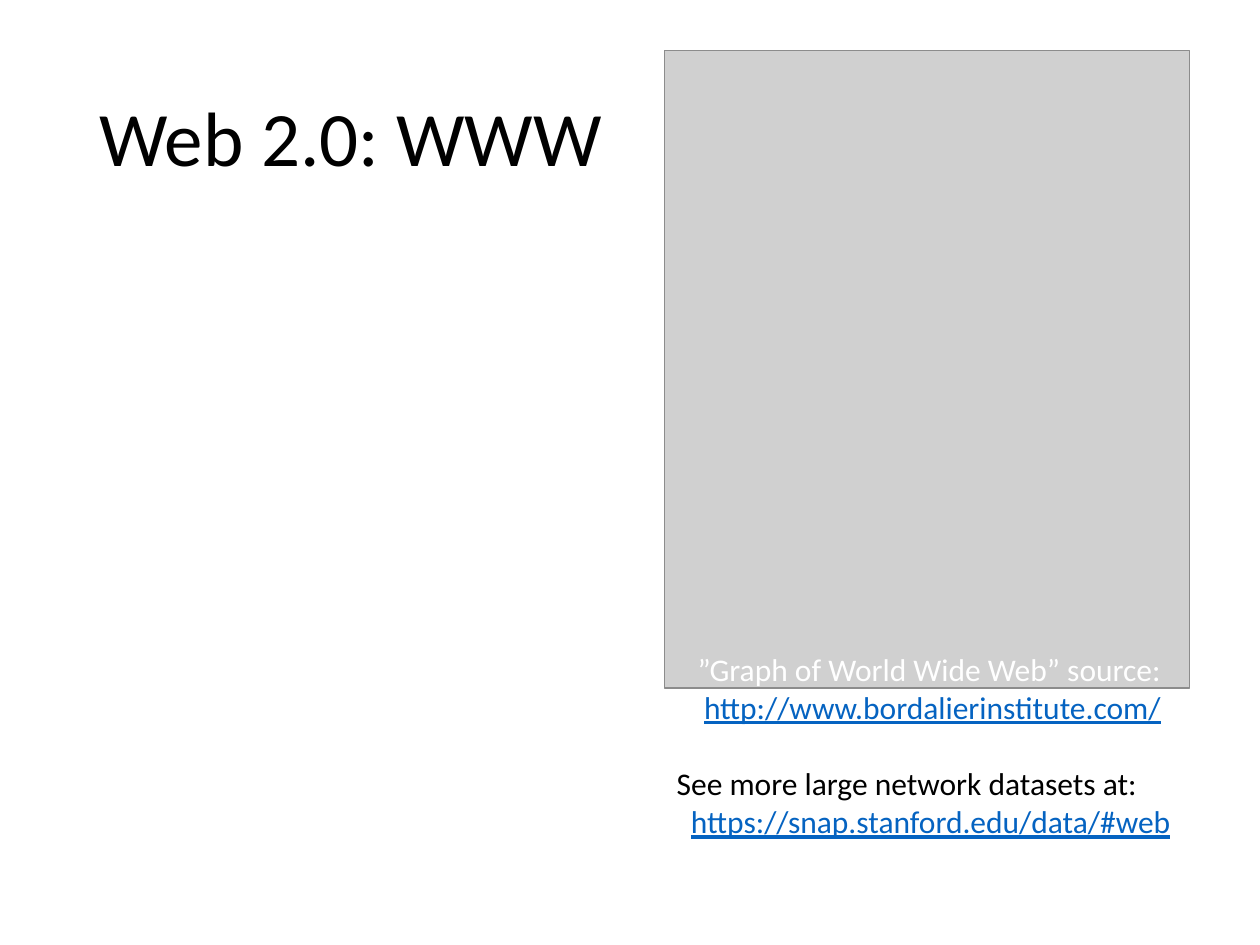
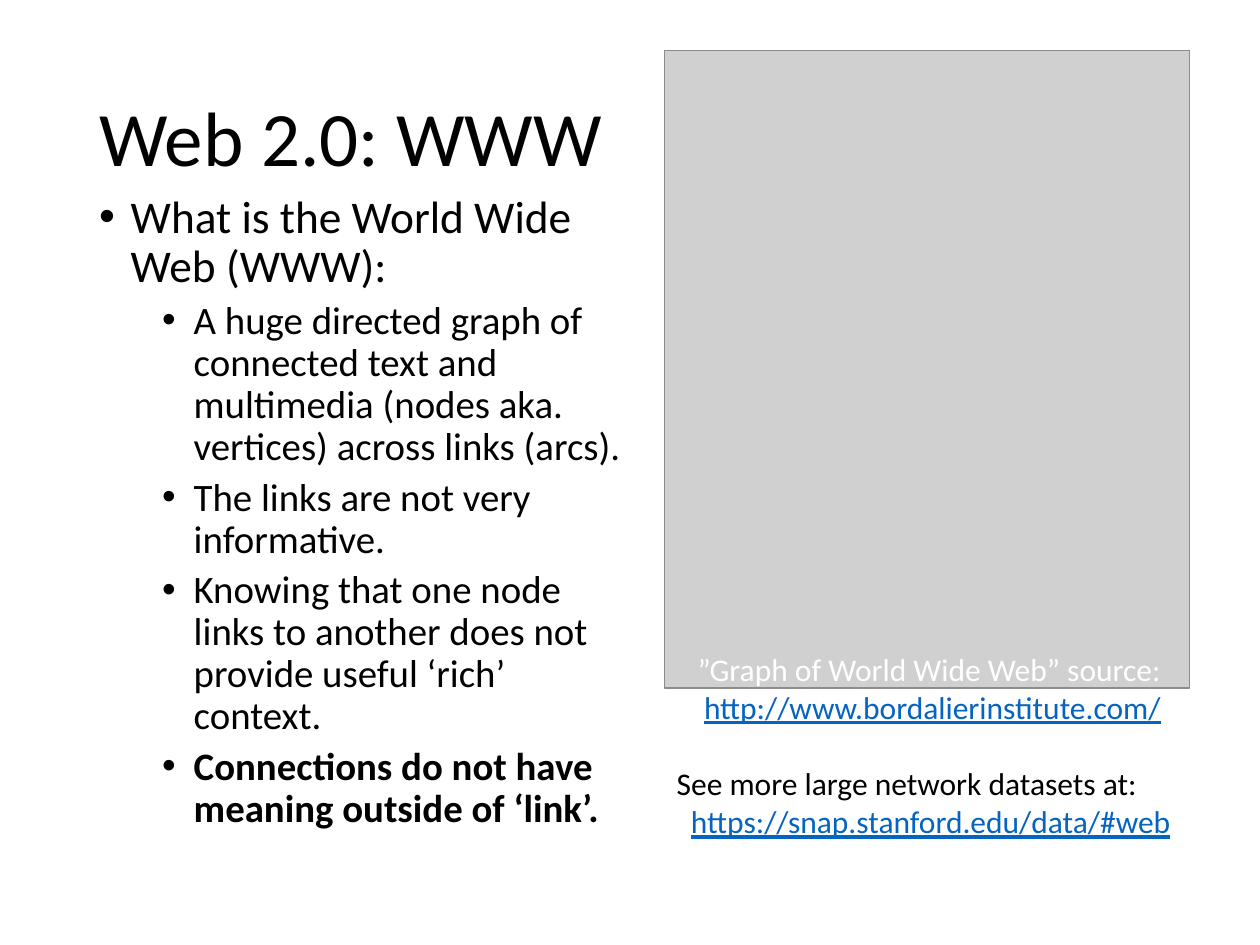
Before and after one commit to colinbellCA/1161.cs330-uwaterloo-sematic_analytics, a slide deck: slide 24 of 1161.cs330-social_graphs_and_semantic_analytics.pptx (slide 14 before the commit). Drawn at 1260x945 pixels with LibreOffice and Linux fonts; fonts in the diff are those of the drawing; grey boxes stand for pictures. Boxes give left, top, right and bottom in pixels: in the first picture for what was removed or moved away, otherwise in the second. Text is boxed around its words. In the diff, an @@ line names an element or a change of style, - is before the commit and + after.

```diff
--- a/1161.cs330-social_graphs_and_semantic_analytics.pptx
+++ b/1161.cs330-social_graphs_and_semantic_analytics.pptx
@@ text added at (x1=131, y1=201, x2=621, y2=829), 22.2 pt, text #000000 @@
+• What is the World Wide Web (WWW):
+  • A huge directed graph of connected text and multimedia (nodes aka. vertices) across links (arcs).
+  • The links are not very informative.
+  • Knowing that one node links to another does not provide useful ‘rich’ context.
+  • Connections do not have meaning outside of ‘link’.
```
Also in this commit, not shown: 8 other slides changed, 9 slides added, 3 other files.
